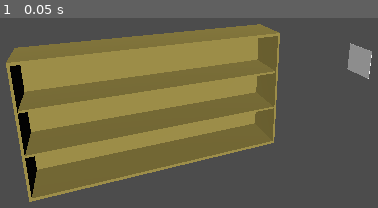
Above: before the commit, frame 1.
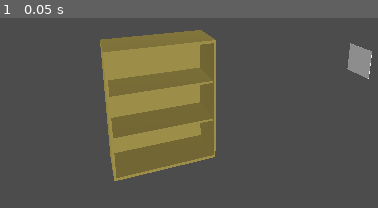
Above: after the commit, the same moment.

Repository: andrew-wilkes/vinyl
Game: Godot game, scene res://scenes/Music.tscn
Two runs of this game, one before a commit and one after it. Both use one fixed random seed, a clock stepped at 60 frames per second and the inputs below. This scene is started directly instead of the project's main scene.
Inputs:
- Up to frame 1 (0.05 s): no input

The runs differ from the first frame. In frame 1, 31% of the frame differs, in the area x 1-75%, y 3-97%.

Commit message:
Add code for record positioning

Diff:
--- a/src/classes/audio.gd
+++ b/src/classes/audio.gd
@@ -112,6 +112,8 @@
 			"APIC":
 				# size of APIC does not use syncsafe number
 				# Ignore the encoding byte
+				# The image is always jpeg I think, but the mime-type text varies
+				# Could just detect the byte signature for verification ffd8 ... ffd9
 				var pic_frame = data.subarray(idx + 1, idx + size - 1)
 				var zero1 = pic_frame.find(0)
 				if zero1 > 0:
--- a/src/scenes/Music.gd
+++ b/src/scenes/Music.gd
@@ -11,20 +11,45 @@
 const shelf_depth = 0.32
 const outer_depth = 0.34
 const vspace = 0.32
+const record_thickness = 0.006
+const record_size = 0.31
+const record_gap = 0.002
 
 onready var wood = $Shelves/Wood
 onready var lp = $LP
 
+var xoff: int
+var yoff: int
+var x_spacing
+var y_spacing
 
 func _ready():
-	build_shelves(3, 2)
+	build_shelves(100, 3)
 
 
-func build_shelves(num_levels, width):
+func calc_cabinet_width(x_capacity):
+	x_spacing = record_thickness + record_gap
+	return x_capacity * (record_thickness + record_gap) + record_gap + 2 * plank_wood
+
+
+func calc_offset(capacity: int):
+# warning-ignore:integer_division
+	return -(capacity - 1) / 2
+
+
+func get_record_position(x: int, y: int):
+	return Vector3((xoff + x) * x_spacing, (yoff + y) * y_spacing + record_size / 2, record_size / 2)
+
+
+func build_shelves(x_capacity: int, y_capacity: int):
+	xoff = calc_offset(x_capacity)
+	yoff = calc_offset(y_capacity)
+	var width = calc_cabinet_width(x_capacity)
+	y_spacing = vspace + plank_wood
 	# Sides
 	wood.translation = Vector3(-(width - plank_wood) / 2, 0, outer_depth / 2.0 - thin_wood)
 	wood.depth = outer_depth
-	wood.height = num_levels * (vspace + plank_wood) - plank_wood
+	wood.height = y_capacity * y_spacing - plank_wood
 	wood.name = "LEFT"
 	var right_side = wood.duplicate()
 	right_side.translation.x *= -1
@@ -52,7 +77,7 @@
 	shelf.depth = shelf_depth
 	shelf.translation.z = shelf_depth / 2.0
 	var y = -(wood.height + plank_wood) / 2.0
-	for n in num_levels - 1:
+	for n in y_capacity - 1:
 		y += vspace + plank_wood
 		var s = shelf
 		if n > 0:
